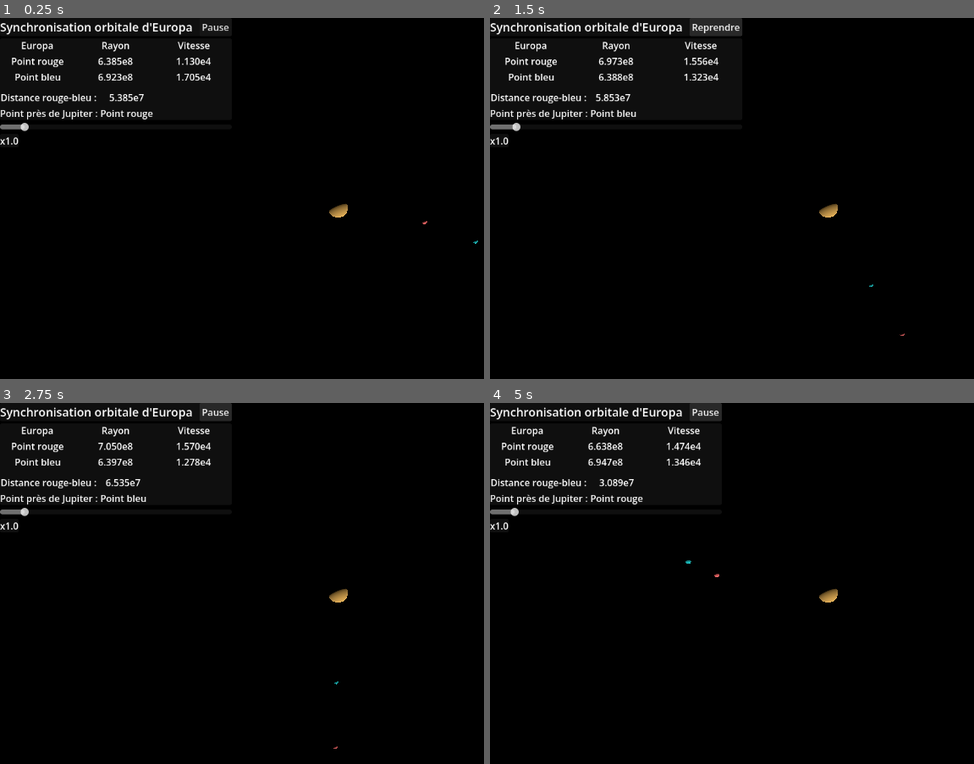
Above: before the commit, frames 1-4 (two rows, left to right).
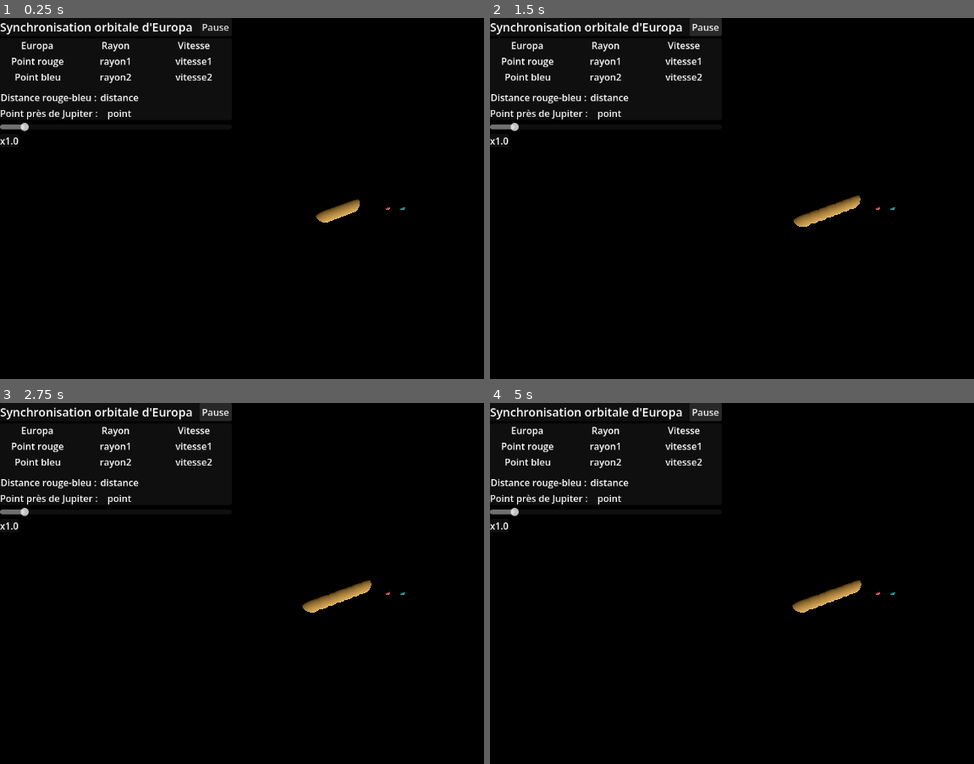
Above: after the commit, the same moments.

Repository: adorion25/Systeme_solaire
Game: Godot game, scene res://node_3d.tscn
The game is run twice, just before and just after one commit, with the same random seed, the same clock (stepped at 60 frames per second) and the same inputs. The project has no main scene, so this scene is started directly.
Inputs:
- Up to frame 1 (0.25 s): no input
- Up to frame 2 (1.5 s): click "Pause" at 1.25 s
- Up to frame 3 (2.75 s): click "Reprendre" (after the commit: "Pause") at 2 s
- Up to frame 4 (5 s): no input

The runs differ from the first frame. In frame 1, 0.9% of the frame differs, in the area x 20-99%, y 11-63%; in frame 2, 2.0%, in the area x 2-86%, y 0-89%; in frame 3, 1.0%; in frame 4, 1.1%.
Error after the commit: Parse Error: Expected end of statement after variable declaration, found "Identifier" instead. (res://astres_script.gd:111)

Commit message:
Code de base pour godot

Diff:
--- a/cysstaim-çolèrre/Lune.gd
+++ b/cysstaim-çolèrre/astres_script.gd
@@ -1,5 +1,4 @@
 extends RigidBody3D
-class_name Lune
 
 @export_group("Paramètre de conversion simulation")
 @export var min_distance_simulee : float
@@ -8,21 +7,17 @@
 @export var max_distance_reelle : float
 
 @export_group("Simulation gravitationnelle")
-@export var masse_centre_rotation : float
 @export var masse_corps : float
 @export var periode_relative : float
 
 @export_group("Point d'Europe")
-@export var rayon_initial : float
+@export var rayon_initial : Vector3
 @export var vitesse_initiale : float
 
 @export_group("Paramètres d'Euler")
 @export var etapes_calcul_par_ecran : int
 
-var elasticite : float = 1e14
-var distance_equilibre : float = 24.97e6
-var coeff_dissipation : float = 4e16
-var G : float = 6.673e-11
+var G : float = 6.674e-11
 var r_1 : Vector3
 var v_1 : Vector3
 var r_2 : Vector3
@@ -30,7 +25,16 @@
 var a_1 : Vector3
 var periode : float = 299.819e3
 var temps_ecoule : float
-@export var europe_2 : RigidBody3D
+
+var Soleil_position  : Vector3
+var Mercure_position : Vector3
+var Venus_position   : Vector3
+var Terre_position   : Vector3
+var Mars_position    : Vector3
+var Jupiter_position : Vector3
+var Saturne_position : Vector3
+var Uranus_position  : Vector3
+var Neptune_position : Vector3
 
 var pause : bool
 
@@ -79,6 +83,18 @@
 
 	return position_reelle.normalized() * facteur_distance_simulee
 
+func acceleration_gravitaionnelle(astre: RigidBody3D) -> Vector3:
+	"""
+	Calcule le vecteur 3D de l'accélération agissant sur le corps par rapport à l'astre donné
+	à l'aide de la position actuelle de l'astre donné.
+
+	Paramètre :
+	position réelle de l'astre dans le plan 3D
+	"""
+	masse_corps_2 = masse_corps.astre
+	var scalaire = -1 * G * masse_corps.astre / position_reelle.length()**3
+	return scalaire * position_reelle
+
 func appliquer_euler(temps_dernier_ecran : float) -> void:
 	"""
 	Applique la méthode d'Euler pour déterminer la position et la vitesse selon
@@ -92,14 +108,12 @@
 	var h = nb_periode / etapes_calcul_par_ecran
 	for i in range(etapes_calcul_par_ecran):
 
-		var force_gravitationnelle = -G * (masse_corps / 2 * masse_centre_rotation) / r_1.length()**3 * r_1
-		var force_ressort = elasticite * ((r_2 - r_1).length() - distance_equilibre) * (r_2 - r_1).normalized()
-		var force_frottement = coeff_dissipation * (v_2 - v_1)
+		var force_gravitationnelle = -G * acceleration force_gravitationnelle()
 
-		a_1 = (force_gravitationnelle + force_ressort + force_frottement) / (masse_corps / 2)
+
+		a_1 = (force_gravitationnelle) / (masse_corps / 2)
 		v_1 += h * a_1
 		r_1 += h * v_1
-
 
 func mettre_en_pause(mode_pause: bool) -> void:
 	"""Change le mode de la simulation (pause/"play")
--- a/cysstaim-çolèrre/node_3d.tscn
+++ b/cysstaim-çolèrre/node_3d.tscn
@@ -1,6 +1,6 @@
 [gd_scene format=3 uid="uid://bnpcxbieyarvj"]
 
-[ext_resource type="Script" uid="uid://bl7lqsf2un6ea" path="res://Lune.gd" id="1_a202f"]
+[ext_resource type="Script" uid="uid://byjt3t2wc8gfu" path="res://astres_script.gd" id="1_noarx"]
 [ext_resource type="PackedScene" uid="uid://sih1ldeg6fm2" path="res://interface.tscn" id="2_noarx"]
 
 [sub_resource type="Environment" id="Environment_4xowi"]
@@ -27,77 +27,206 @@
 [sub_resource type="StandardMaterial3D" id="StandardMaterial3D_i5arm"]
 albedo_color = Color(6.3532593e-06, 0.7851083, 0.78734803, 1)
 
-[node name="Node3D" type="Node3D" unique_id=1593736269]
-
-[node name="WorldEnvironment" type="WorldEnvironment" parent="." unique_id=714435028]
+[node name="Système solaire" type="Node3D" unique_id=1593736269]
+
+[node name="Environment_camera" type="Node3D" parent="." unique_id=266487833]
+
+[node name="WorldEnvironment" type="WorldEnvironment" parent="Environment_camera" unique_id=714435028]
 environment = SubResource("Environment_4xowi")
 
-[node name="DirectionalLight3D" type="DirectionalLight3D" parent="." unique_id=163777072]
-transform = Transform3D(0.5070872, 0.7779335, 0.3710556, -0.8618328, 0.46281612, 0.20747374, -0.0103297755, -0.42499524, 0.9051366, 8.801237, 1.5151159, 4.5821605)
-
-[node name="Camera3D" type="Camera3D" parent="." unique_id=1026225519]
-transform = Transform3D(1, 0, 0, 0, -4.371139e-08, 1, 0, -1, -4.371139e-08, 0, 25, 0)
-
-[node name="Jupiter" type="RigidBody3D" parent="." unique_id=1348569142]
-
-[node name="CollisionShape3D" type="CollisionShape3D" parent="Jupiter" unique_id=802058248]
-shape = SubResource("SphereShape3D_4xowi")
-
-[node name="MeshInstance3D" type="MeshInstance3D" parent="Jupiter" unique_id=1807276950]
-transform = Transform3D(2, 0, 0, 0, 2, 0, 0, 0, 2, 0, 0, 0)
-material_override = SubResource("StandardMaterial3D_a202f")
-mesh = SubResource("SphereMesh_4xowi")
-
-[node name="Europe 1" type="RigidBody3D" parent="." unique_id=1152047052 node_paths=PackedStringArray("europe_2")]
+[node name="DirectionalLight3D" type="DirectionalLight3D" parent="Environment_camera" unique_id=163777072]
+transform = Transform3D(0.50708723, 0.7779334, 0.3710556, -0.86183286, 0.4628162, 0.20747377, -0.010329776, -0.42499524, 0.9051367, 8.801237, 1.5151159, 4.5821605)
+
+[node name="Camera3D" type="Camera3D" parent="Environment_camera" unique_id=1026225519]
+transform = Transform3D(1, 2.9802319e-08, 7.450581e-09, -7.4505797e-09, -5.9604638e-08, 1, 2.9802319e-08, -1, -5.9604638e-08, -9.536743e-07, 25.000002, -4.7683716e-07)
+
+[node name="Astres" type="Node3D" parent="." unique_id=282295382]
+
+[node name="Soleil" type="RigidBody3D" parent="Astres" unique_id=1348569142]
+script = ExtResource("1_noarx")
+
+[node name="CollisionShape3D" type="CollisionShape3D" parent="Astres/Soleil" unique_id=802058248]
+shape = SubResource("SphereShape3D_4xowi")
+
+[node name="MeshInstance3D" type="MeshInstance3D" parent="Astres/Soleil" unique_id=1807276950]
+transform = Transform3D(2, 0, 0, 0, 2, 0, 0, 0, 2, 0, 0, 0)
+material_override = SubResource("StandardMaterial3D_a202f")
+mesh = SubResource("SphereMesh_4xowi")
+
+[node name="Mercure" type="RigidBody3D" parent="Astres" unique_id=1152047052]
 transform = Transform3D(1, 0, 0, 0, 1, 0, 0, 0, 1, 5, 0, 0)
-script = ExtResource("1_a202f")
-min_distance_simulee = 5.0
-max_distance_simulee = 15.0
-min_distance_reelle = 600000000.0
-max_distance_reelle = 700000000.0
-masse_centre_rotation = 1.989e+27
-masse_corps = 4.8e+22
-periode_relative = 8.0
-rayon_initial = 639892000.0
-vitesse_initiale = 10644.75
-etapes_calcul_par_ecran = 1000
-europe_2 = NodePath("../Europe 2")
-
-[node name="CollisionShape3D" type="CollisionShape3D" parent="Europe 1" unique_id=1391428646]
+script = ExtResource("1_noarx")
+min_distance_simulee = null
+max_distance_simulee = null
+min_distance_reelle = null
+max_distance_reelle = null
+masse_centre_rotation = null
+masse_corps = null
+periode_relative = null
+rayon_initial = null
+vitesse_initiale = null
+etapes_calcul_par_ecran = null
+
+[node name="CollisionShape3D" type="CollisionShape3D" parent="Astres/Mercure" unique_id=1391428646]
 transform = Transform3D(0.5, 0, 0, 0, 0.5, 0, 0, 0, 0.5, 0, 0, 0)
 shape = SubResource("SphereShape3D_a202f")
 
-[node name="MeshInstance3D" type="MeshInstance3D" parent="Europe 1" unique_id=737303604]
+[node name="MeshInstance3D" type="MeshInstance3D" parent="Astres/Mercure" unique_id=737303604]
 transform = Transform3D(0.5, 0, 0, 0, 0.5, 0, 0, 0, 0.5, 0, 0, 0)
 mesh = SubResource("SphereMesh_noarx")
 surface_material_override/0 = SubResource("StandardMaterial3D_a0tk4")
 
-[node name="Europe 2" type="RigidBody3D" parent="." unique_id=1773264772 node_paths=PackedStringArray("europe_2")]
+[node name="Venus" type="RigidBody3D" parent="Astres" unique_id=1773264772]
 transform = Transform3D(1, 0, 0, 0, 1, 0, 0, 0, 1, 6.5, 0, 0)
-script = ExtResource("1_a202f")
-min_distance_simulee = 5.0
-max_distance_simulee = 15.0
-min_distance_reelle = 600000000.0
-max_distance_reelle = 700000000.0
-masse_centre_rotation = 1.989e+27
-masse_corps = 4.8e+22
-periode_relative = 8.0
-rayon_initial = 689832000.0
-vitesse_initiale = 17741.25
-etapes_calcul_par_ecran = 1000
-europe_2 = NodePath("../Europe 1")
-
-[node name="CollisionShape3D" type="CollisionShape3D" parent="Europe 2" unique_id=1569230407]
+script = ExtResource("1_noarx")
+min_distance_simulee = null
+max_distance_simulee = null
+min_distance_reelle = null
+max_distance_reelle = null
+masse_centre_rotation = null
+masse_corps = null
+periode_relative = null
+rayon_initial = null
+vitesse_initiale = null
+etapes_calcul_par_ecran = null
+
+[node name="CollisionShape3D" type="CollisionShape3D" parent="Astres/Venus" unique_id=1569230407]
 transform = Transform3D(0.5, 0, 0, 0, 0.5, 0, 0, 0, 0.5, 0, 0, 0)
 shape = SubResource("SphereShape3D_r3fl7")
 
-[node name="MeshInstance3D" type="MeshInstance3D" parent="Europe 2" unique_id=676462935]
+[node name="MeshInstance3D" type="MeshInstance3D" parent="Astres/Venus" unique_id=676462935]
 transform = Transform3D(0.5, 0, 0, 0, 0.5, 0, 0, 0, 0.5, 0, 0, 0)
 mesh = SubResource("SphereMesh_jka67")
 surface_material_override/0 = SubResource("StandardMaterial3D_i5arm")
 
+[node name="Terre" type="RigidBody3D" parent="Astres" unique_id=378534597]
+script = ExtResource("1_noarx")
+min_distance_simulee = null
+max_distance_simulee = null
+min_distance_reelle = null
+max_distance_reelle = null
+masse_centre_rotation = null
+masse_corps = null
+periode_relative = null
+rayon_initial = null
+vitesse_initiale = null
+etapes_calcul_par_ecran = null
+
+[node name="CollisionShape3D" type="CollisionShape3D" parent="Astres/Terre" unique_id=1168680560]
+shape = SubResource("SphereShape3D_4xowi")
+
+[node name="MeshInstance3D" type="MeshInstance3D" parent="Astres/Terre" unique_id=2028498]
+transform = Transform3D(2, 0, 0, 0, 2, 0, 0, 0, 2, 0, 0, 0)
+material_override = SubResource("StandardMaterial3D_a202f")
+mesh = SubResource("SphereMesh_4xowi")
+
+[node name="Mars" type="RigidBody3D" parent="Astres" unique_id=890385200]
+script = ExtResource("1_noarx")
+min_distance_simulee = null
+max_distance_simulee = null
+min_distance_reelle = null
+max_distance_reelle = null
+masse_centre_rotation = null
+masse_corps = null
+periode_relative = null
+rayon_initial = null
+vitesse_initiale = null
+etapes_calcul_par_ecran = null
+
+[node name="CollisionShape3D" type="CollisionShape3D" parent="Astres/Mars" unique_id=1420725071]
+shape = SubResource("SphereShape3D_4xowi")
+
+[node name="MeshInstance3D" type="MeshInstance3D" parent="Astres/Mars" unique_id=1193850833]
+transform = Transform3D(2, 0, 0, 0, 2, 0, 0, 0, 2, 0, 0, 0)
+material_override = SubResource("StandardMaterial3D_a202f")
+mesh = SubResource("SphereMesh_4xowi")
+
+[node name="Jupiter" type="RigidBody3D" parent="Astres" unique_id=429324684]
+script = ExtResource("1_noarx")
+min_distance_simulee = null
+max_distance_simulee = null
+min_distance_reelle = null
+max_distance_reelle = null
+masse_centre_rotation = null
+masse_corps = null
+periode_relative = null
+rayon_initial = null
+vitesse_initiale = null
+etapes_calcul_par_ecran = null
+
+[node name="CollisionShape3D" type="CollisionShape3D" parent="Astres/Jupiter" unique_id=1585502378]
+shape = SubResource("SphereShape3D_4xowi")
+
+[node name="MeshInstance3D" type="MeshInstance3D" parent="Astres/Jupiter" unique_id=1369175557]
+transform = Transform3D(2, 0, 0, 0, 2, 0, 0, 0, 2, 0, 0, 0)
+material_override = SubResource("StandardMaterial3D_a202f")
+mesh = SubResource("SphereMesh_4xowi")
+
+[node name="Saturne" type="RigidBody3D" parent="Astres" unique_id=1993812437]
+script = ExtResource("1_noarx")
+min_distance_simulee = null
+max_distance_simulee = null
+min_distance_reelle = null
+max_distance_reelle = null
+masse_centre_rotation = null
+masse_corps = null
+periode_relative = null
+rayon_initial = null
+vitesse_initiale = null
+etapes_calcul_par_ecran = null
+
+[node name="CollisionShape3D" type="CollisionShape3D" parent="Astres/Saturne" unique_id=1488157904]
+shape = SubResource("SphereShape3D_4xowi")
+
+[node name="MeshInstance3D" type="MeshInstance3D" parent="Astres/Saturne" unique_id=2024929678]
+transform = Transform3D(2, 0, 0, 0, 2, 0, 0, 0, 2, 0, 0, 0)
+material_override = SubResource("StandardMaterial3D_a202f")
+mesh = SubResource("SphereMesh_4xowi")
+
+[node name="Uranus" type="RigidBody3D" parent="Astres" unique_id=1986376096]
+script = ExtResource("1_noarx")
+min_distance_simulee = null
+max_distance_simulee = null
+min_distance_reelle = null
+max_distance_reelle = null
+masse_centre_rotation = null
+masse_corps = null
+periode_relative = null
+rayon_initial = null
+vitesse_initiale = null
+etapes_calcul_par_ecran = null
+
+[node name="CollisionShape3D" type="CollisionShape3D" parent="Astres/Uranus" unique_id=1131591269]
+shape = SubResource("SphereShape3D_4xowi")
+
+[node name="MeshInstance3D" type="MeshInstance3D" parent="Astres/Uranus" unique_id=1700499879]
+transform = Transform3D(2, 0, 0, 0, 2, 0, 0, 0, 2, 0, 0, 0)
+material_override = SubResource("StandardMaterial3D_a202f")
+mesh = SubResource("SphereMesh_4xowi")
+
+[node name="Neptune" type="RigidBody3D" parent="Astres" unique_id=1641489921]
+script = ExtResource("1_noarx")
+min_distance_simulee = null
+max_distance_simulee = null
+min_distance_reelle = null
+max_distance_reelle = null
+masse_centre_rotation = null
+masse_corps = null
+periode_relative = null
+rayon_initial = null
+vitesse_initiale = null
+etapes_calcul_par_ecran = null
+
+[node name="CollisionShape3D" type="CollisionShape3D" parent="Astres/Neptune" unique_id=740241153]
+shape = SubResource("SphereShape3D_4xowi")
+
+[node name="MeshInstance3D" type="MeshInstance3D" parent="Astres/Neptune" unique_id=1038302884]
+transform = Transform3D(2, 0, 0, 0, 2, 0, 0, 0, 2, 0, 0, 0)
+material_override = SubResource("StandardMaterial3D_a202f")
+mesh = SubResource("SphereMesh_4xowi")
+
 [node name="CanvasLayer" type="CanvasLayer" parent="." unique_id=996496170]
 
 [node name="Interface" parent="CanvasLayer" unique_id=1115889947 node_paths=PackedStringArray("lune_1", "lune_2") instance=ExtResource("2_noarx")]
-lune_1 = NodePath("../../Europe 1")
-lune_2 = NodePath("../../Europe 2")
+lune_1 = NodePath("../../Astres/Mercure")
+lune_2 = NodePath("../../Astres/Venus")
Not shown, removed: cysstaim-çolèrre/Lune.gd.uid
Not shown, added: cysstaim-çolèrre/astres_script.gd.uid
